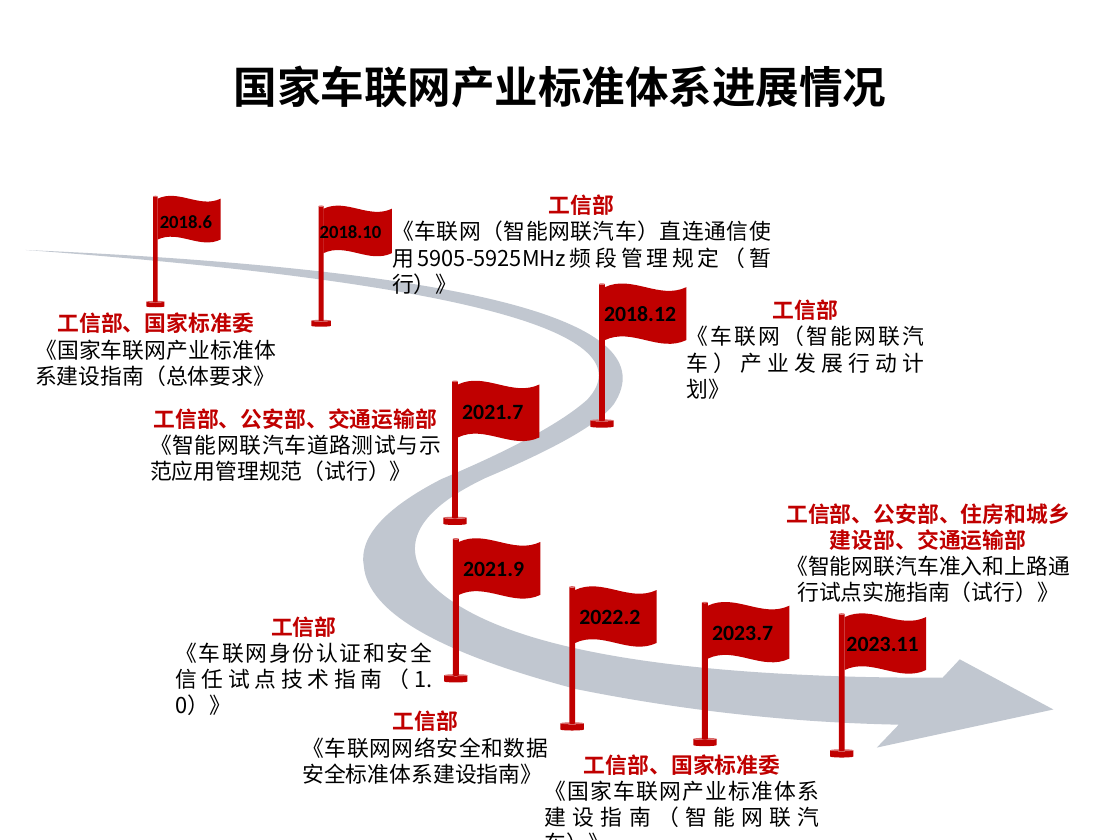
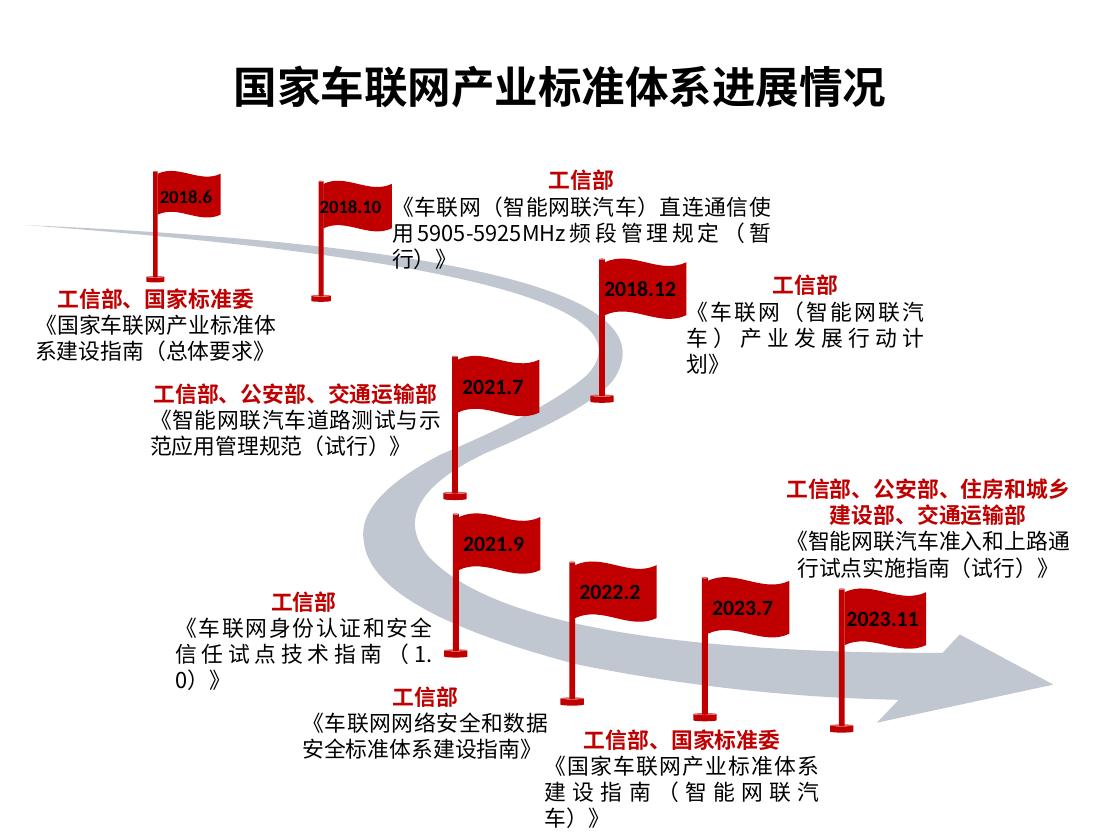
Before and after one commit to Internet-of-Vehicles-Code/Security_in_Vehicular_Networks_and_Autonomous_Driving, a slide deck: slide 1 of IoV_policy/国家车联网产业标准体系进展情况_时间轴.pptx. Drawn at 1120x840 pixels with LibreOffice and Linux fonts; fonts in the diff are those of the drawing. Boxes give left, top, right and bottom in pixels: in the first picture for what was removed or moved away, otherwise in the second. Text is boxed around its words. In the diff, an @@ line names an element or a change of style, - is before the commit and + after.

```diff
--- a/IoV_policy/国家车联网产业标准体系进展情况_时间轴.pptx
+++ b/IoV_policy/国家车联网产业标准体系进展情况_时间轴.pptx
@@ 16 texts, 16 cylinders, 8 waves, 1 freeform shape: place and size @@
-16 texts, 16 cylinders, 8 waves, 1 freeform shape at [26, 194, 1070, 827]
+16 texts, 16 cylinders, 8 waves, 1 freeform shape at [26, 169, 1070, 802]
```
Also in this commit, not shown: 2 other files.
